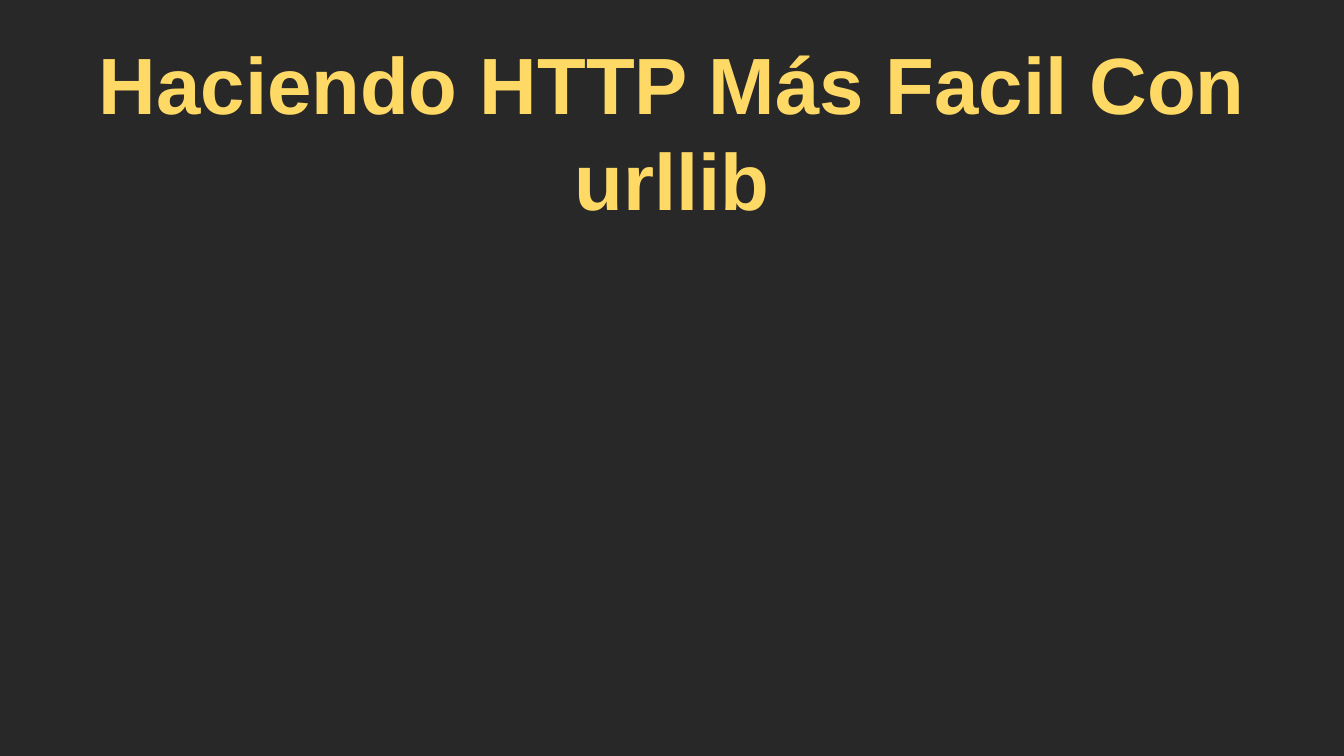
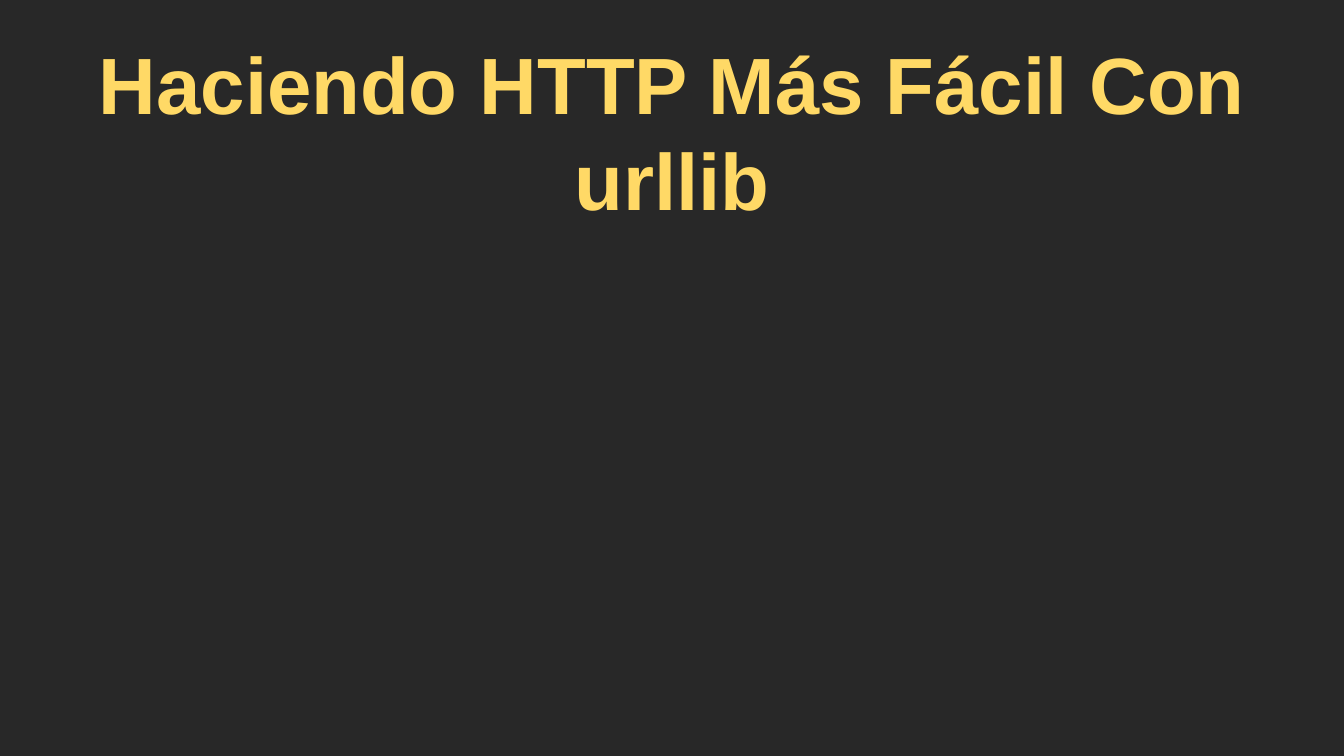
Before and after one commit to Josej2r/PYTHON_COURSES, a slide deck: slide 47 of Certification_Python_freeCodeCamp/Scientific_Computing_with_Python_Certification/Chapter12/Pythonlearn-12-HTTP.pptx. Drawn at 1344x756 pixels with LibreOffice and Linux fonts; fonts in the diff are those of the drawing. Boxes give left, top, right and bottom in pixels: in the first picture for what was removed or moved away, otherwise in the second. Text is boxed around its words. In the diff, an @@ line names an element or a change of style, - is before the commit and + after.

```diff
--- a/Certification_Python_freeCodeCamp/Scientific_Computing_with_Python_Certification/Chapter12/Pythonlearn-12-HTTP.pptx
+++ b/Certification_Python_freeCodeCamp/Scientific_Computing_with_Python_Certification/Chapter12/Pythonlearn-12-HTTP.pptx
@@ title at [99,55,1245,211]: text changed @@
-Haciendo HTTP Más Facil Con urllib
+Haciendo HTTP Más Fácil Con urllib
```
Also in this commit, not shown: 6 other files.
